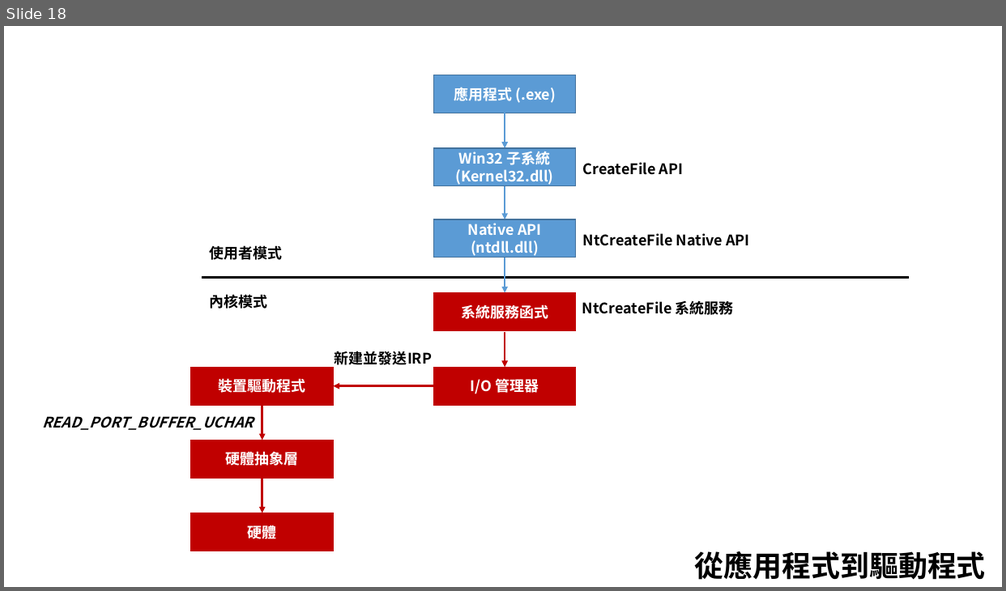
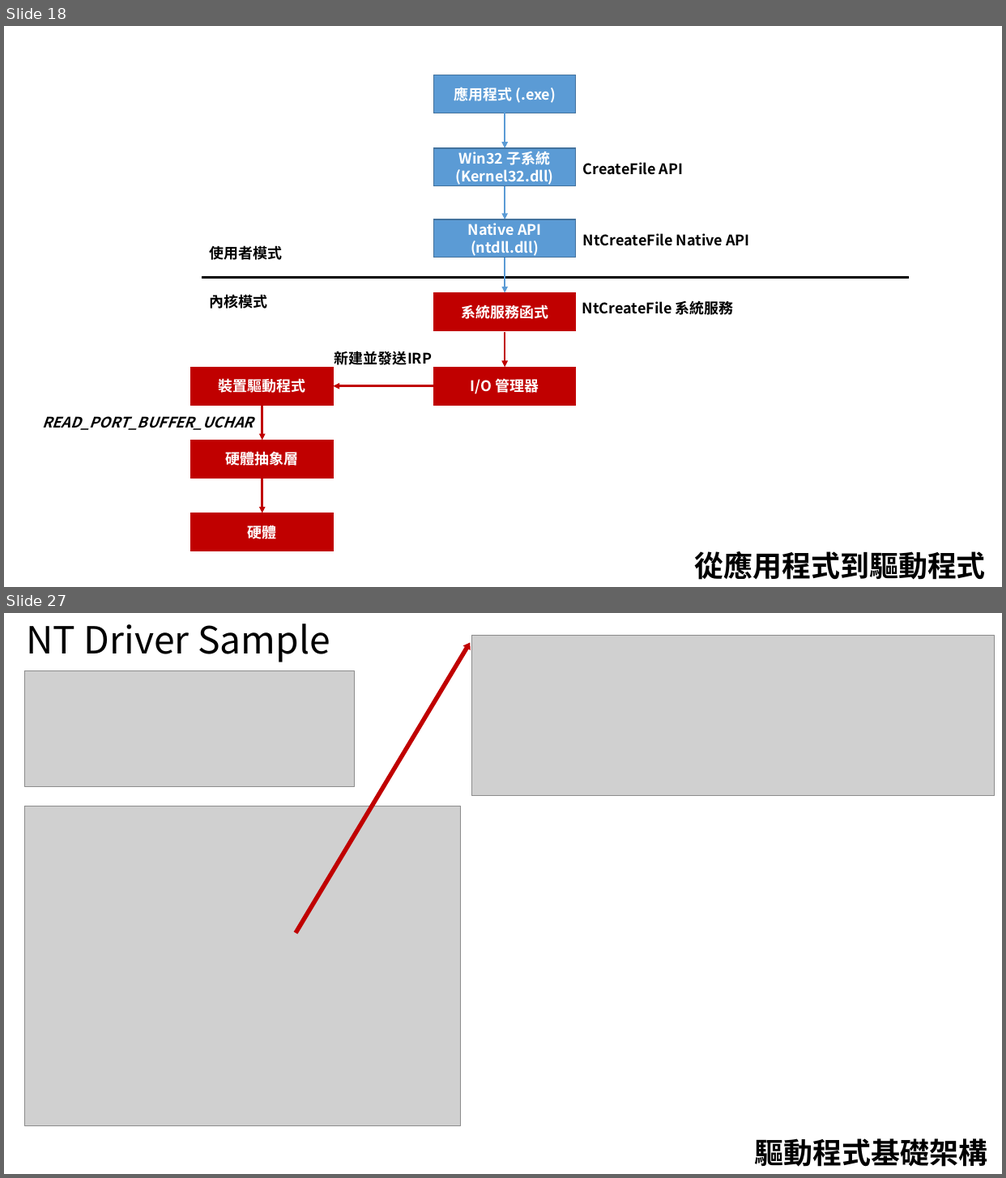
Before and after one commit to 1anhuang/Tutorial, a slide deck: WindowsDriver/Driver(Windows).pptx. Shown one above the other, each under a label of ours: slide 18 before the commit, slides 18 and 27 after it; the slides between them are not shown. The pictures are 1006x591 and 1006x1178 pixels, drawn with LibreOffice and Linux fonts; fonts in the diff are those of the drawing; grey boxes stand for pictures. Boxes give left, top, right and bottom in pixels: in the first picture for what was removed or moved away, otherwise in the second. Text is boxed around its words. In the diff, an @@ line names an element or a change of style, - is before the commit and + after.

```diff
--- a/WindowsDriver/Driver(Windows).pptx
+++ b/WindowsDriver/Driver(Windows).pptx
@@ slide 27 added at box(4, 613, 1002, 1174), background #FFFFFF @@
@@ text added at box(27, 624, 330, 662), 36 pt, text #000000 @@
+NT Driver Sample
@@ picture added at box(471, 635, 995, 796) @@
@@ left arrow added at box(293, 641, 473, 935), fill #C00000, outline #C00000 1 pt @@
@@ picture added at box(24, 671, 355, 786) @@
@@ picture added at box(25, 806, 461, 1126) @@
@@ text added at box(755, 1139, 987, 1167), 28 pt, text #000000, bold @@
+驅動程式基礎架構
```
Also in this commit, not shown: 1 slide changed, 17 other slides added.
